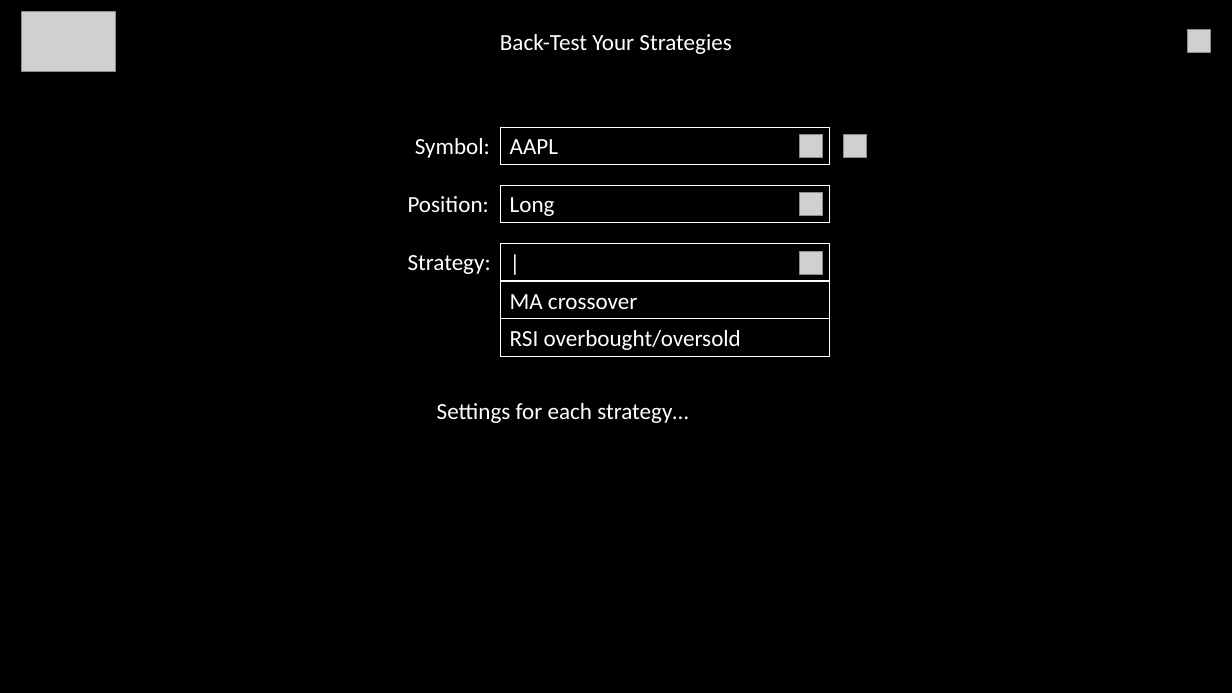
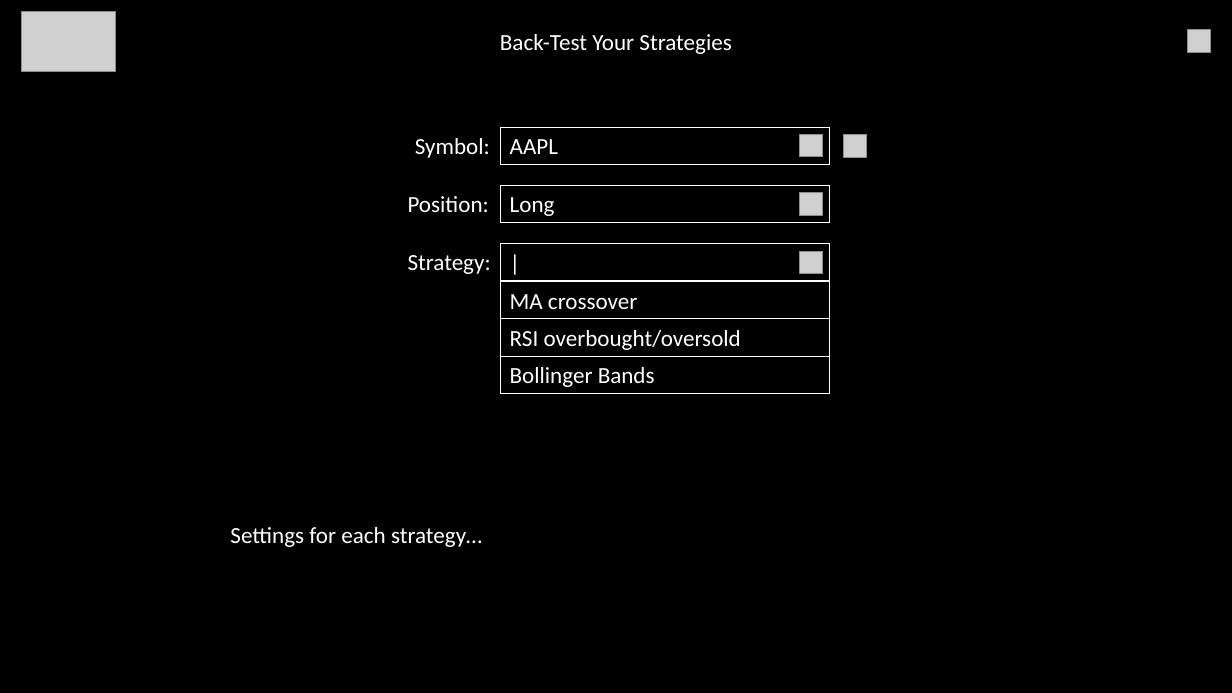
Before and after one commit to MosElsh/Backtesting-app, a slide deck: slide 6 of App Designs/Dark Mode App Design.pptx (slide 7 before the commit). Drawn at 1232x693 pixels with LibreOffice and Linux fonts; fonts in the diff are those of the drawing; grey boxes stand for pictures. Boxes give left, top, right and bottom in pixels: in the first picture for what was removed or moved away, otherwise in the second. Text is boxed around its words. In the diff, an @@ line names an element or a change of style, - is before the commit and + after.

```diff
--- a/App Designs/Dark Mode App Design.pptx
+++ b/App Designs/Dark Mode App Design.pptx
@@ rectangle added at <box>501,356,830,393</box>, outline #FFFFFF 0.75 pt, 18 pt, text #FFFFFF @@
+Bollinger Bands
@@ text "Settings for each strategy…": place and size @@
-text "Settings for each strategy…" at <box>437,403,688,423</box>
+text "Settings for each strategy…" at <box>230,527,482,547</box>
```
Also in this commit, not shown: 2 other slides changed, 1 slide added, 19 other files.
